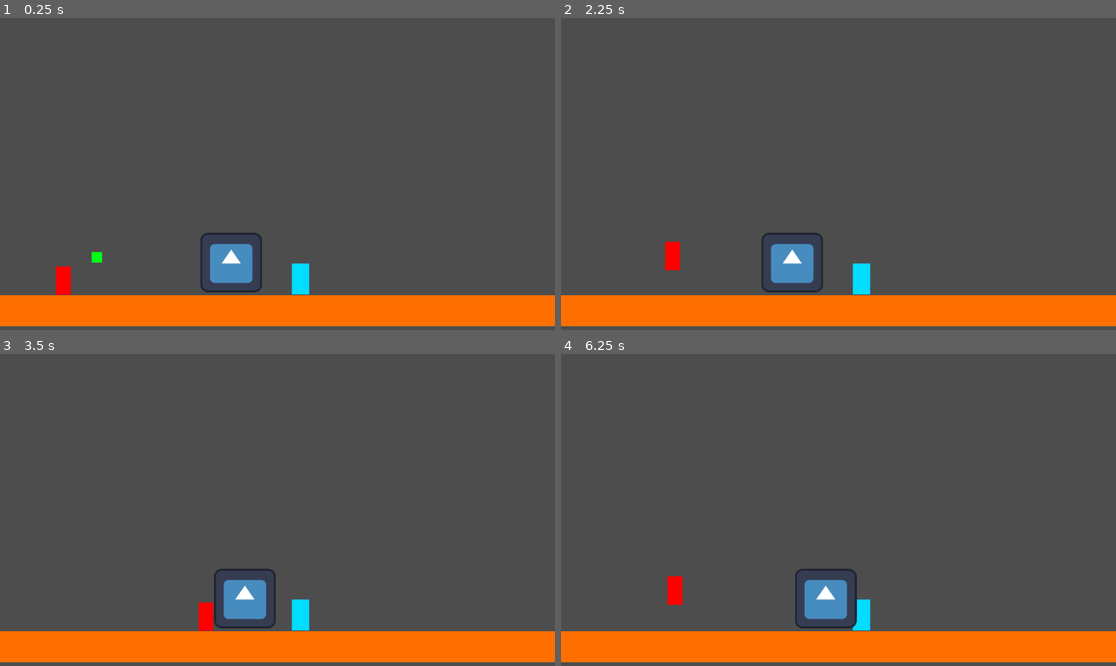
Above: before the commit, frames 1-4 (two rows, left to right).
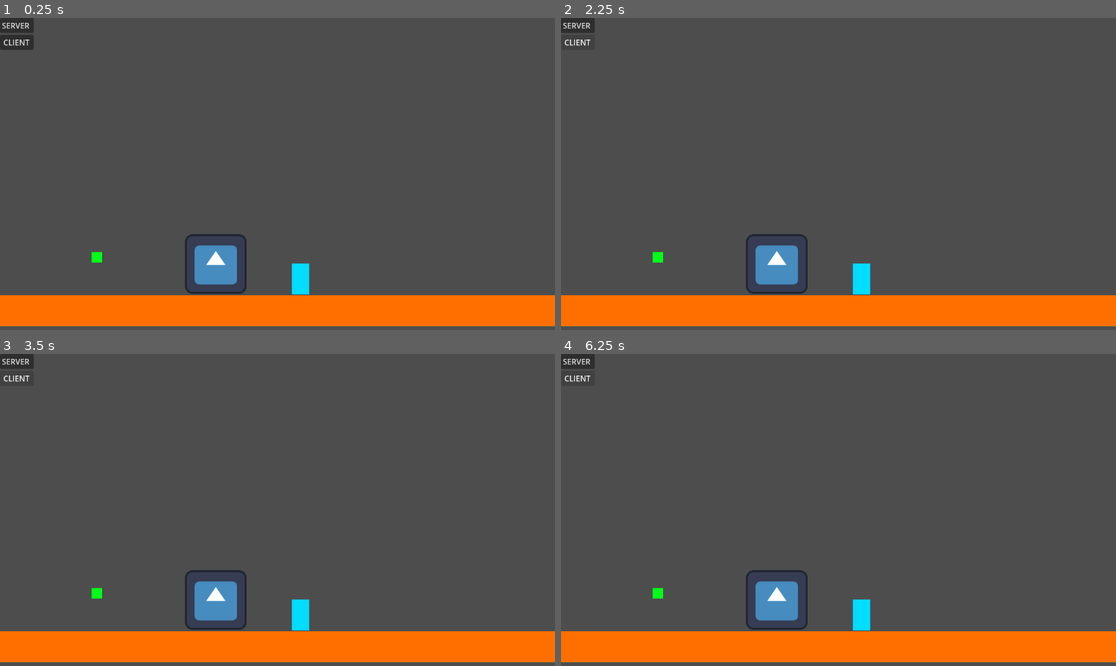
Above: after the commit, the same moments.

Repository: vizify/peak-o-peak
Game: Godot game, scene res://scenes/test.tscn
Same seed, same stepped clock (60 frames per second), same inputs: the game is played once before the commit and once after it. This scene is started directly instead of the project's main scene. The engine's default icon, where the game draws it, is replaced by a stand-in: a white triangle on a blue panel in a dark square.
Inputs (mouse positions are in pixels of both pictures, inside the frame that each line leads up to):
- Up to frame 1 (0.25 s): no input
- Up to frame 2 (2.25 s): click (577, 24) at 0.5 s, where only the run after the commit has a clickable "SERVER"; click (577, 42) at 1.25 s, where only the run after the commit has a clickable "CLIENT"; tap Enter at 2 s; hold D (move_right) from 2.03 s (still down); tap Space (jump) at 2.1 s
- Up to frame 3 (3.5 s): keep holding D (move_right); tap Space (jump) at 2.27, 2.57, 2.85, 3.02, 3.32 s
- Up to frame 4 (6.25 s): release D (move_right) at 3.53 s; hold A (move_left) 3.53-4.28 s; tap Space (jump) at 3.6, 4.35, 4.52, 4.82, 5.1, 5.27, 5.57, 5.85, 6.02 s; hold D (move_right) 4.28-5.78 s; hold A (move_left) from 5.78 s (still down)

The runs differ from the first frame. In frame 1, 2.1% of the frame differs, in the area x 0-48%, y 0-89%; in frame 2, 1.9%; in frame 3, 2.2%; in frame 4, 3.1%, in the area x 0-54%, y 0-89%.

Commit message:
Client and Server test success

Diff:
--- a/project.godot
+++ b/project.godot
@@ -15,9 +15,13 @@
 [application]
 
 config/name="Peak-o-peak"
-run/main_scene="uid://rucpjs3ln65y"
-config/features=PackedStringArray("4.6", "Forward Plus")
+run/main_scene="uid://j2l7rt51sq4o"
+config/features=PackedStringArray("4.5", "Forward Plus")
 config/icon="res://icon.svg"
+
+[autoload]
+
+Networkhandler="*res://scripts/networkhandler.gd"
 
 [display]
 
--- a/scenes/Player0.tscn
+++ b/scenes/Player0.tscn
@@ -32,6 +32,11 @@
 [sub_resource type="RectangleShape2D" id="RectangleShape2D_1v48j"]
 size = Vector2(33.5, 60)
 
+[sub_resource type="SceneReplicationConfig" id="SceneReplicationConfig_7qj22"]
+properties/0/path = NodePath(".:position")
+properties/0/spawn = true
+properties/0/replication_mode = 1
+
 [node name="Player" type="CharacterBody2D" groups=["player"]]
 collision_layer = 134
 script = ExtResource("1_1v48j")
@@ -44,3 +49,6 @@
 
 [node name="CollisionShape2D" type="CollisionShape2D" parent="."]
 shape = SubResource("RectangleShape2D_1v48j")
+
+[node name="MultiplayerSynchronizer" type="MultiplayerSynchronizer" parent="."]
+replication_config = SubResource("SceneReplicationConfig_7qj22")
--- /dev/null
+++ b/scenes/api_ui.tscn
@@ -0,0 +1,28 @@
+[gd_scene load_steps=2 format=3 uid="uid://caal1gu8emx4m"]
+
+[ext_resource type="Script" uid="uid://xsdu0iodoh2d" path="res://scripts/api_ui.gd" id="1_vxb41"]
+
+[node name="API" type="Control"]
+layout_mode = 3
+anchors_preset = 15
+anchor_right = 1.0
+anchor_bottom = 1.0
+grow_horizontal = 2
+grow_vertical = 2
+script = ExtResource("1_vxb41")
+
+[node name="VBoxContainer" type="VBoxContainer" parent="."]
+layout_mode = 0
+offset_right = 40.0
+offset_bottom = 40.0
+
+[node name="Server" type="Button" parent="VBoxContainer"]
+layout_mode = 2
+text = "SERVER "
+
+[node name="Client" type="Button" parent="VBoxContainer"]
+layout_mode = 2
+text = "CLIENT"
+
+[connection signal="pressed" from="VBoxContainer/Server" to="." method="_on_server_pressed"]
+[connection signal="pressed" from="VBoxContainer/Client" to="." method="_on_client_pressed"]
--- a/scenes/test.tscn
+++ b/scenes/test.tscn
@@ -6,6 +6,8 @@
 [ext_resource type="PackedScene" uid="uid://c668ce7quu476" path="res://scenes/door.tscn" id="4_74lek"]
 [ext_resource type="PackedScene" uid="uid://bw7kebg6ngmnl" path="res://scenes/box.tscn" id="5_j5jx5"]
 [ext_resource type="PackedScene" uid="uid://yxhpthrnwp3r" path="res://scenes/key.tscn" id="6_lpvoh"]
+[ext_resource type="PackedScene" uid="uid://caal1gu8emx4m" path="res://scenes/api_ui.tscn" id="7_jcd4p"]
+[ext_resource type="Script" uid="uid://owfhkby11oib" path="res://scripts/multiplayer_spawner.gd" id="8_uacia"]
 
 [sub_resource type="TileSetAtlasSource" id="TileSetAtlasSource_74lek"]
 texture = ExtResource("2_iyx0m")
@@ -2964,9 +2966,6 @@
 
 [node name="Test" type="Node2D"]
 
-[node name="Player" parent="." instance=ExtResource("1_bl13t")]
-position = Vector2(131, 549)
-
 [node name="TileMap" type="TileMap" parent="."]
 tile_set = SubResource("TileSet_j5jx5")
 format = 2
@@ -2976,7 +2975,15 @@
 position = Vector2(624, 542)
 
 [node name="Box" parent="." groups=["object"] instance=ExtResource("5_j5jx5")]
-position = Vector2(405, 438)
+position = Vector2(373, 441)
 
 [node name="Key" parent="." instance=ExtResource("6_lpvoh")]
 position = Vector2(201, 497)
+
+[node name="API" parent="." instance=ExtResource("7_jcd4p")]
+
+[node name="MultiplayerSpawner" type="MultiplayerSpawner" parent="."]
+_spawnable_scenes = PackedStringArray("uid://d1tycwkquf676")
+spawn_path = NodePath("..")
+script = ExtResource("8_uacia")
+network_player = ExtResource("1_bl13t")
--- /dev/null
+++ b/scripts/api_ui.gd
@@ -0,0 +1,9 @@
+extends Control
+
+
+func _on_server_pressed() -> void:
+	Networkhandler.start_server()
+
+func _on_client_pressed() -> void:
+	get_viewport().gui_release_focus()
+	Networkhandler.start_client()
--- a/scripts/door.gd
+++ b/scripts/door.gd
@@ -2,8 +2,8 @@
 
 
 func _on_body_entered(body):
-	print('entered')
-	print(body.get_groups())
+	#print('entered')
+	#print(body.get_groups())
 	if body.is_in_group("player"):
 		body.in_win_zone = true
 
--- a/scripts/key.gd
+++ b/scripts/key.gd
@@ -1,7 +1,7 @@
 extends Area2D
 
 func _on_body_entered(body):
-	print("key entered")
+	#print("key entered")
 	if body.is_in_group("player"):
 		body.has_key = true
 		queue_free()
--- /dev/null
+++ b/scripts/multiplayer_spawner.gd
@@ -0,0 +1,14 @@
+extends MultiplayerSpawner
+
+@export var network_player: PackedScene
+
+func _ready() -> void:
+	multiplayer.peer_connected.connect(spawn_player)
+
+func spawn_player(id: int) -> void:
+	if !multiplayer.is_server(): return
+
+	var player: Node = network_player.instantiate()
+	player.name = str(id)
+
+	get_node(spawn_path).call_deferred("add_child", player)
--- /dev/null
+++ b/scripts/networkhandler.gd
@@ -0,0 +1,19 @@
+extends Node
+
+const IP_ADDRESS: String = "localhost"
+const PORT : int = 30055
+const MAX_CLIENT: int = 10
+
+var peer: ENetMultiplayerPeer
+
+# Create server
+func start_server() -> void:
+	peer = ENetMultiplayerPeer.new()
+	peer.create_server(PORT, MAX_CLIENT)
+	multiplayer.multiplayer_peer = peer
+
+# Create client
+func start_client() -> void:
+	peer = ENetMultiplayerPeer.new()
+	peer.create_client(IP_ADDRESS, PORT)
+	multiplayer.multiplayer_peer = peer
--- a/scripts/player_0.gd
+++ b/scripts/player_0.gd
@@ -7,10 +7,16 @@
 
 var in_win_zone = false
 var has_key = false
+var was_on_floor = false
 
+func _enter_tree() -> void:
+	set_multiplayer_authority(name.to_int())
 
 func _physics_process(delta: float) -> void:
+	if !is_multiplayer_authority(): return
+
 	# Add the gravity.
+	was_on_floor = is_on_floor()
 	if not is_on_floor():
 		velocity += get_gravity() * delta * GRAVITY_MULTIPLIER
 
@@ -36,7 +42,7 @@
 			collider.apply_central_impulse(-collision.get_normal() * 10)
 
 
-	if in_win_zone and Input.is_action_just_pressed("jump") and has_key:
+	if in_win_zone and Input.is_action_just_pressed("jump") and has_key and was_on_floor:
 		win()
 
 func win():
Not shown: 1 places in scenes/Player0.tscn that only renumber resources
Not shown: 1 places in scenes/test.tscn that only renumber resources
Not shown, added: scripts/api_ui.gd.uid
Not shown, added: scripts/multiplayer_spawner.gd.uid
Not shown, added: scripts/networkhandler.gd.uid
